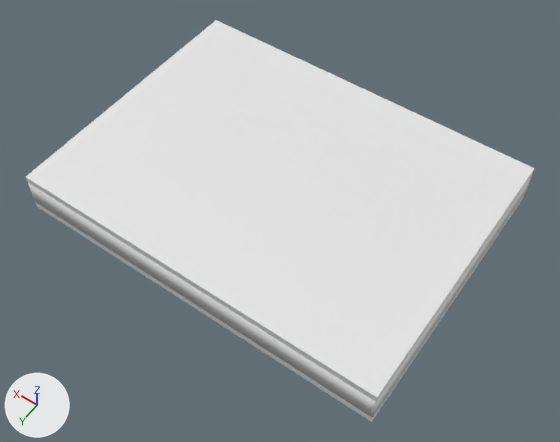
The Blender file Assets/Blender/house.blend as it was, and as the next commit left it.
Rendered twice from a 50 mm lens placed at (-12.6, 72.0, 78.6), pointed at (23.4, 21.6, -0.6). The axes (+X, +Y, +Z) are drawn at lower left. The lights are the same throughout.

Names of what the first picture shows: 'ceiling', 'floor', 'walls'.
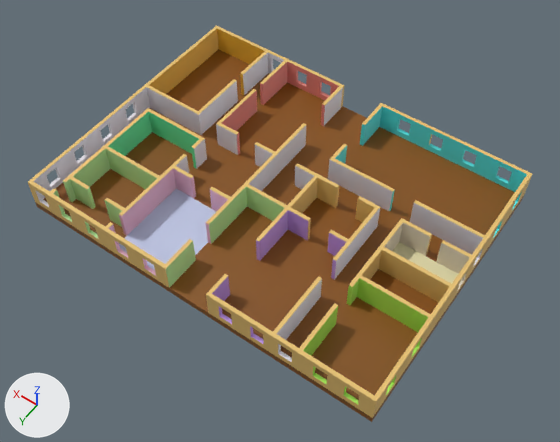
Where the newer file only moved an object's origin or applied its transform, the numbers keep the older frame.

Boxes [x1, y1, x2, y2] around the edits, measured in the pictures (560 x 442 px; the box of a moved part takes in the faces that stretch with it):
'ceiling', hidden
    before: [26, 20, 535, 401]
'walls', reshaped
    before: [28, 175, 532, 418]
    after: [28, 25, 532, 418]
part 1 of me_plane_001, recoloured (white to brown)
    before: [35, 194, 525, 422]
    after: [35, 49, 525, 422]
part 2 of me_plane_001, recoloured
    after: [119, 189, 216, 270]
part 3 of me_plane_001, recoloured (beige)
    after: [393, 242, 458, 284]
part 4 of me_plane_002, added
    after: [30, 51, 531, 415]
part 5 of me_plane_002, moved or reshaped (not visible before)
    after: [300, 303, 338, 356]
part 6 of me_plane_002, added
    after: [173, 139, 205, 173]
part 7 of me_plane_002, recoloured (white to brown)
    before: [28, 175, 532, 418]
    after: [28, 25, 532, 418]
part 8 of me_plane_002, recoloured (brown)
    after: [384, 223, 470, 274]
part 9 of me_plane_002, recoloured (cyan)
    after: [335, 107, 395, 211]
part 10 of me_plane_002, recoloured (brown)
    after: [222, 62, 325, 155]
part 11 of me_plane_002, recoloured (green)
    after: [346, 278, 428, 332]
part 12 of me_plane_002, recoloured (brown)
    after: [149, 29, 265, 95]
part 13 of me_plane_002, recoloured (green)
    after: [109, 112, 199, 156]
part 14 of me_plane_002, recoloured (pink)
    after: [126, 168, 228, 232]
part 15 of me_plane_002, recoloured (purple)
    after: [212, 210, 346, 301]
part 16 of me_plane_002, recoloured
    after: [146, 53, 483, 340]
part 17 of me_plane_002, recoloured (green)
    after: [70, 149, 284, 227]

Patch to the scene script:
```diff
--- a/Assets/Blender/house.blend.py
+++ b/Assets/Blender/house.blend.py
@@ mat_wallshallway @@
+mat_wallshallway = principled_material('WallsHallway')
+mat_wallshallway.base_color = (0.504, 0.8, 0.337)  # green #bce79d
@@ mat_wallsgym @@
+mat_wallsgym = principled_material('WallsGym')
+mat_wallsgym.base_color = (0.418, 0.8, 0.0919)  # green #ade755
@@ mat_wallsbedroom1 @@
+mat_wallsbedroom1 = principled_material('WallsBedroom1')
+mat_wallsbedroom1.base_color = (0.138, 0.8, 0.366)  # green #68e7a3
@@ mat_wallslivingroom @@
+mat_wallslivingroom = principled_material('WallsLivingRoom')
+mat_wallslivingroom.base_color = (0.0869, 0.8, 0.8)  # cyan #53e7e7
@@ mat_wallscorridors @@
+mat_wallscorridors = principled_material('WallsCorridors')
+mat_wallscorridors.base_color = (0.776, 0.753, 0.8)  # white #e4e1e7
@@ mat_wallsoffice @@
+mat_wallsoffice = principled_material('WallsOffice')
+mat_wallsoffice.base_color = (0.559, 0.338, 0.8)  # purple #c59de7
@@ mat_wallsbathroom @@
+mat_wallsbathroom = principled_material('WallsBathroom')
+mat_wallsbathroom.base_color = (0.8, 0.702, 0.552)  # white #e7dac4
+mat_wallsbathroom.metallic = 0.0522
@@ mat_wallskitchen @@
+mat_wallskitchen = principled_material('WallsKitchen')
+mat_wallskitchen.base_color = (0.8, 0.457, 0.587)  # pink #e7b4c9
@@ mat_wallsdiningroom @@
+mat_wallsdiningroom = principled_material('WallsDiningRoom')
+mat_wallsdiningroom.base_color = (0.8, 0.254, 0.22)  # pink #e78a81
@@ mat_wallsgarage @@
+mat_wallsgarage = principled_material('WallsGarage')
+mat_wallsgarage.base_color = (0.8, 0.452, 0.0403)  # yellow #e7b339
@@ mat_floor @@
+mat_floor = principled_material('Floor')
+mat_floor.base_color = (0.24, 0.0813, 0.00329)  # brown #86510b
@@ me_plane @@
 me_plane.from_pydata(...)  # 428 vertices, 318 faces; spans x -0.5..51.0, y -0.5..38.0, z 0.0..1.0
+me_plane.materials.append(mat_wallsoutside)  # orange #e7c171
@@ me_plane_001 @@
 me_plane_001.from_pydata(...)  # 428 vertices, 318 faces; spans x -0.5..51.0, y -0.5..38.0, z -1.0..0.0
+# me_plane_001 part 1: 316 of the faces centred in x -0.5..51.0, y -0.5..38.0, z -1.0..0.0 switch from no material to mat_floor (brown #86510b)
+# me_plane_001 part 2: the 1 face centred in x 34.8, y 30.1, z 0.0 switches from no material to mat_floorkitchen (blue #c0cae7)
+# me_plane_001 part 3: the 1 face centred in x 4.5, y 17.5, z 0.0 switches from no material to mat_floorbathroom (beige #e7e0b0)
+me_plane_001.materials.append(mat_floorkitchen)  # blue #c0cae7
+me_plane_001.materials.append(mat_floorbathroom)  # beige #e7e0b0
@@ me_plane_002 @@
 # used by ob_walls; location = (0.0, 0.0, 0.0); rotation_euler = (1.571, 0.0, 0.0), in degrees (90, 0, 0); scale = (0.01, 0.01, 0.01)
-me_plane_002.from_pydata(...)  # 428 vertices, 428 faces; spans x -50.0..5100.0, y 0.0..400.0, z -3800.0..50.0
+me_plane_002.from_pydata(...)  # 892 vertices, 826 faces; spans x -50.0..5100.0, y 0.0..400.0, z -3800.0..50.0
+# me_plane_002 part 4: 456 vertices added at x -50.0..5100.0, y 0.0..400.0, z -3800.0..50.0
+# me_plane_002 part 5: 4 vertices moved from x 900.0..950.0, y 0.0..400.0, z -3000.0 to x 900.0..950.0, y 0.0..400.0, z -3050.0
+# me_plane_002 part 6: 8 vertices added at x 3750.0..3800.0, y 0.0..400.0, z -2275.0..-2125.0
+# me_plane_002 part 7: 216 faces spanning x -50.0..5100.0, y 0.0..400.0, z -3800.0..50.0 switch from no material to mat_wallsoutside (orange #e7c171)
+# me_plane_002 part 8: 4 faces spanning x 0.0..900.0, y 0.0..400.0, z -2050.0..-1600.0 switch from no material to mat_wallsbathroom (white #e7dac4)
+# me_plane_002 part 9: 8 faces spanning x 0.0..2200.0, y 0.0..400.0, z -1250.0..0.0 switch from no material to mat_wallslivingroom (cyan #53e7e7)
+# me_plane_002 part 10: 12 faces spanning x 2800.0..3800.0, y 0.0..400.0, z -1600.0..0.0 switch from no material to mat_wallsdiningroom (pink #e78a81)
+# me_plane_002 part 11: 5 faces spanning x 0.0..950.0, y 0.0..400.0, z -3750.0..-2600.0 switch from no material to mat_wallsgym (green #ade755)
+# me_plane_002 part 12: 7 faces spanning x 4100.0..5050.0, y 0.0..400.0, z -1550.0..0.0 switch from no material to mat_wallsgarage (yellow #e7b339)
+# me_plane_002 part 13: 5 faces spanning x 3800.0..4700.0, y 0.0..400.0, z -2750.0..-1950.0 switch from no material to mat_wallsbedroom1 (green #68e7a3)
+# me_plane_002 part 14: 8 faces spanning x 2850.0..3750.0, y 0.0..400.0, z -3450.0..-2500.0 switch from no material to mat_wallskitchen (pink #e7b4c9)
+# me_plane_002 part 15: 10 faces spanning x 1250.0..2200.0, y 0.0..400.0, z -3750.0..-2250.0 switch from no material to mat_wallsoffice (purple #c59de7)
+# me_plane_002 part 16: 59 faces spanning x 0.0..5050.0, y 0.0..400.0, z -3750.0..0.0 switch from no material to mat_wallscorridors (white #e4e1e7)
+# me_plane_002 part 17: 14 faces spanning x 2200.0..4700.0, y 0.0..400.0, z -3750.0..-2250.0 switch from no material to mat_wallshallway (green #bce79d)
+# me_plane_002 part 18: the surface is now shaded flat
@@ ob_ceiling @@
 ob_ceiling.location = (0.0, 0.0, 4.0)
+ob_ceiling.hide_set(True)
```
